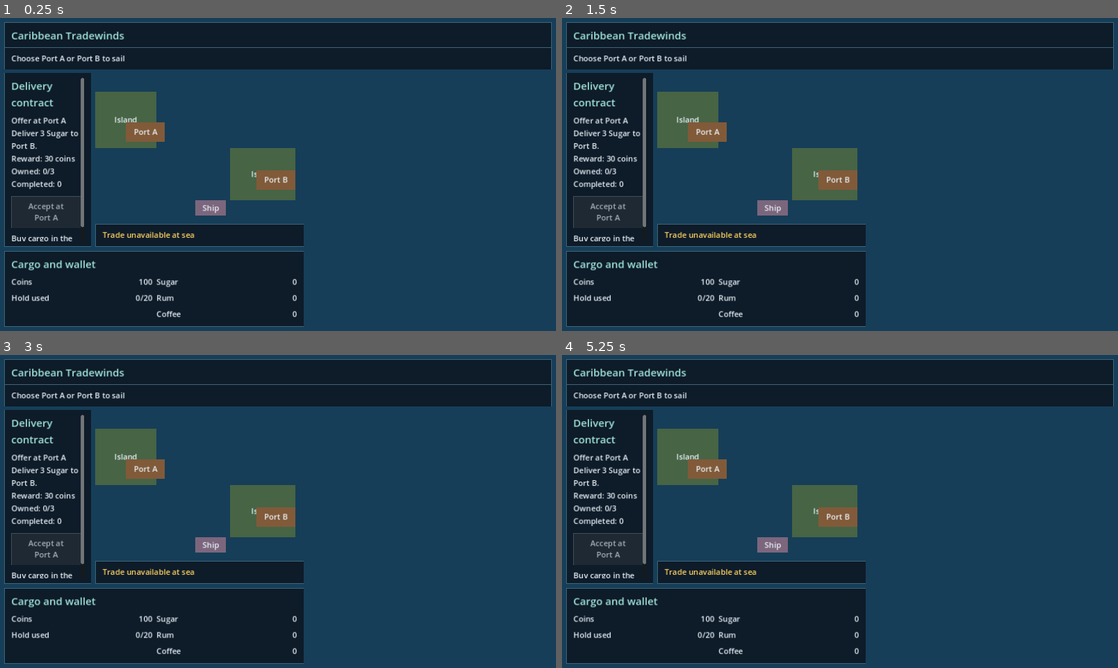
Above: before the commit, frames 1-4 (two rows, left to right).
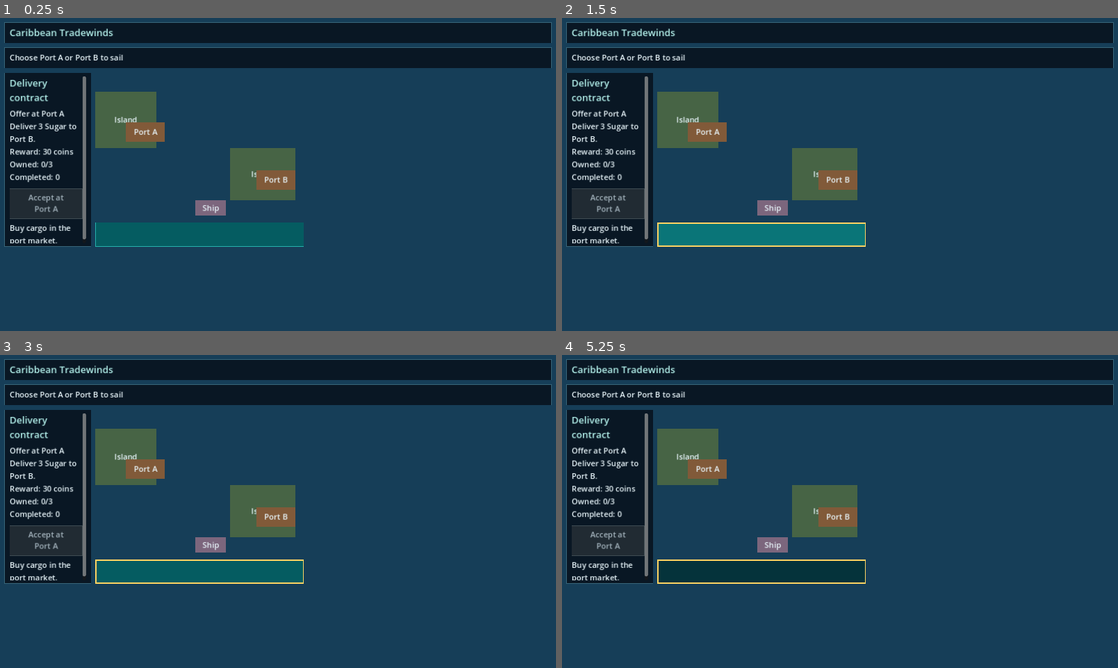
Above: after the commit, the same moments.

Repository: ernesto-tapia/tradewinds
Game: Godot game, scene res://main.tscn
The game is run twice, just before and just after one commit, with the same random seed, the same clock (stepped at 60 frames per second) and the same inputs.
Inputs (mouse positions are in pixels of both pictures, inside the frame that each line leads up to):
- Up to frame 1 (0.25 s): no input
- Up to frame 2 (1.5 s): click (762, 233) at 0.52 s; click (762, 233) at 1.27 s
- Up to frame 3 (3 s): click (200, 570) at 2.02 s; tap Enter at 2.75 s; move the mouse to (400, 495) at 2.77 s; hold Tab (ui_focus_next) from 2.78 s (still down); click (400, 495) at 2.92 s
- Up to frame 4 (5.25 s): tap Enter at 3.05, 3.6, 4.25, 4.55, 5.1 s; tap Space at 3.5, 5 s; move the mouse to (728, 527) at 3.52 s; release Tab (ui_focus_next) at 3.53 s; click (728, 527) at 3.67 s; tap Tab (ui_focus_next) at 3.8 s; move the mouse to (895, 442) at 4.27 s; hold Tab (ui_focus_next) 4.28-5.03 s; click (895, 442) at 4.42 s; move the mouse to (812, 574) at 5.02 s; click (812, 574) at 5.17 s

The runs differ from the first frame. In frame 1, 21% of the frame differs, in the area x 0-100%, y 3-99%; in frame 2, 21%; in frame 3, 21%; in frame 4, 19%.
Error after the commit: Invalid assignment of property or key 'accessibility_name' with value of type 'String' on a base object of type 'Button'. (res://main.gd:75)

Commit message:
KAN-24: implement and validate story

Diff:
--- /dev/null
+++ b/game/contract_board_test.gd
@@ -0,0 +1,27 @@
+extends TestScene
+
+func test_accept_contract() -> void:
+    var board = ContractBoard.new()
+    board.build_board()
+    board.accept_contract()
+    assert(board.feedback.text == "Accepted: bring 3 Sugar to Port B.")
+
+func test_complete_contract() -> void:
+    var board = ContractBoard.new()
+    board.build_board()
+    board.accept_contract()
+    board.complete_contract()
+    assert(board.feedback.text == "Delivered! +30 coins. Return to Port A to replay.")
+
+func test_get_contract_data() -> void:
+    var board = ContractBoard.new()
+    board.build_board()
+    var data = board.get_contract_data()
+    assert(data.active == true)
+    assert(data.completed_count == 0)
+
+func test_refresh_contract() -> void:
+    var board = ContractBoard.new()
+    board.build_board()
+    board.refresh_contract()
+    assert(board.details.text == "Active\nDeliver 3 Sugar to Port B.\nReward: 30 coins\nOwned: 0/3\nCompleted: 0")
--- a/game/main.gd
+++ b/game/main.gd
@@ -11,6 +11,7 @@
 var remaining_time: float = 0.0
 var destination_feedback: Label
 var trade_feedback: Label
+var trade_button: Button
 var economy_feedback: Label
 var market_panel: PanelContainer
 var market_title: Label
@@ -65,9 +66,17 @@
     var destination := UI.panel(self, "Destination", Vector2(10, 68), Vector2(1260, 48))
     destination_feedback = UI.label(destination, "Choose Port A or Port B to sail")
     destination_feedback.add_to_group("destination_feedback")
-    var trade := UI.panel(self, "Trade", Vector2(220, 474), Vector2(480, 52))
-    trade.gui_input.connect(_trade_input)
-    trade_feedback = UI.label(trade, "Trade unavailable at sea", "Warning")
+    # Keep this permission query available at sea so keyboard and mouse users
+    # receive the same rejection feedback. Transactions retain their own gates.
+    trade_button = UI.button(self, "Trade", "", request_trade, true)
+    trade_button.theme = UI.DEMO_THEME
+    trade_button.position = Vector2(220, 470)
+    trade_button.size = Vector2(480, 56)
+    trade_button.accessibility_name = "Check trade permission"
+    trade_feedback = UI.label(trade_button, "Trade unavailable at sea", "Warning")
+    trade_feedback.set_anchors_and_offsets_preset(Control.PRESET_FULL_RECT)
+    trade_feedback.horizontal_alignment = HORIZONTAL_ALIGNMENT_CENTER
+    trade_feedback.vertical_alignment = VERTICAL_ALIGNMENT_CENTER
     var cargo := UI.panel(self, "Economy", Vector2(10, 536), Vector2(690, 174))
     var cargo_column := UI.column(cargo)
     economy_feedback = UI.label(cargo_column, "Cargo and wallet", "Heading")
@@ -120,10 +129,6 @@
         ship.set_meta("selected", true)
         ship.color = Color("b68a43")
         caption(ship).text = "Selected"
-
-func _trade_input(event: InputEvent) -> void:
-    if pressed(event):
-        request_trade()
 
 func _transaction(good_id: String, purchasing: bool, all_units: bool) -> void:
     var accepted: bool
--- a/game/ui/demo_theme.tres
+++ b/game/ui/demo_theme.tres
@@ -1,100 +1,100 @@
 [gd_resource type="Theme" load_steps=8 format=3]
 
 [sub_resource type="StyleBoxFlat" id="Panel"]
-content_margin_left = 16.0
-content_margin_top = 12.0
-content_margin_right = 16.0
-content_margin_bottom = 12.0
-bg_color = Color(0.055, 0.105, 0.16, 1)
+content_margin_left = 12.0
+content_margin_top = 8.0
+content_margin_right = 12.0
+content_margin_bottom = 8.0
+bg_color = Color(0.035, 0.09, 0.14, 1)
 border_width_left = 1
 border_width_top = 1
 border_width_right = 1
 border_width_bottom = 1
-border_color = Color(0.24, 0.4, 0.48, 1)
+border_color = Color(0.22, 0.4, 0.48, 1)
 
 [sub_resource type="StyleBoxFlat" id="Normal"]
 content_margin_left = 12.0
-content_margin_top = 10.0
+content_margin_top = 8.0
 content_margin_right = 12.0
-content_margin_bottom = 10.0
-bg_color = Color(0.1, 0.24, 0.3, 1)
+content_margin_bottom = 8.0
+bg_color = Color(0.12, 0.24, 0.3, 1)
 border_width_left = 1
 border_width_top = 1
 border_width_right = 1
 border_width_bottom = 1
-border_color = Color(0.32, 0.55, 0.61, 1)
+border_color = Color(0.32, 0.53, 0.6, 1)
+
+[sub_resource type="StyleBoxFlat" id="Primary"]
+content_margin_left = 12.0
+content_margin_top = 8.0
+content_margin_right = 12.0
+content_margin_bottom = 8.0
+bg_color = Color(0.02, 0.36, 0.38, 1)
+border_width_left = 1
+border_width_top = 1
+border_width_right = 1
+border_width_bottom = 1
+border_color = Color(0.15, 0.7, 0.68, 1)
 
 [sub_resource type="StyleBoxFlat" id="Hover"]
 content_margin_left = 12.0
-content_margin_top = 10.0
+content_margin_top = 8.0
 content_margin_right = 12.0
-content_margin_bottom = 10.0
-bg_color = Color(0.13, 0.37, 0.42, 1)
+content_margin_bottom = 8.0
+bg_color = Color(0.04, 0.46, 0.47, 1)
+border_width_left = 1
+border_width_top = 1
+border_width_right = 1
+border_width_bottom = 1
+border_color = Color(0.45, 0.88, 0.83, 1)
+
+[sub_resource type="StyleBoxFlat" id="Pressed"]
+content_margin_left = 12.0
+content_margin_top = 8.0
+content_margin_right = 12.0
+content_margin_bottom = 8.0
+bg_color = Color(0.02, 0.2, 0.23, 1)
 border_width_left = 2
 border_width_top = 2
 border_width_right = 2
 border_width_bottom = 2
-border_color = Color(0.43, 0.83, 0.8, 1)
-
-[sub_resource type="StyleBoxFlat" id="Pressed"]
-content_margin_left = 12.0
-content_margin_top = 10.0
-content_margin_right = 12.0
-content_margin_bottom = 10.0
-bg_color = Color(0.035, 0.16, 0.2, 1)
-border_width_left = 2
-border_width_top = 2
-border_width_right = 2
-border_width_bottom = 2
-border_color = Color(0.43, 0.83, 0.8, 1)
+border_color = Color(0.3, 0.7, 0.67, 1)
 
 [sub_resource type="StyleBoxFlat" id="Disabled"]
 content_margin_left = 12.0
-content_margin_top = 10.0
+content_margin_top = 8.0
 content_margin_right = 12.0
-content_margin_bottom = 10.0
-bg_color = Color(0.12, 0.16, 0.2, 1)
+content_margin_bottom = 8.0
+bg_color = Color(0.13, 0.17, 0.2, 1)
 border_width_left = 1
 border_width_top = 1
 border_width_right = 1
 border_width_bottom = 1
-border_color = Color(0.26, 0.3, 0.34, 1)
+border_color = Color(0.25, 0.3, 0.33, 1)
 
 [sub_resource type="StyleBoxFlat" id="Focus"]
-bg_color = Color(0, 0, 0, 0)
+draw_center = false
 border_width_left = 3
 border_width_top = 3
 border_width_right = 3
 border_width_bottom = 3
 border_color = Color(1, 0.83, 0.38, 1)
 
-[sub_resource type="StyleBoxFlat" id="Primary"]
-content_margin_left = 12.0
-content_margin_top = 10.0
-content_margin_right = 12.0
-content_margin_bottom = 10.0
-bg_color = Color(0.07, 0.35, 0.36, 1)
-border_width_left = 1
-border_width_top = 1
-border_width_right = 1
-border_width_bottom = 1
-border_color = Color(0.35, 0.73, 0.7, 1)
-
 [resource]
 default_font_size = 18
-Label/colors/font_color = Color(0.91, 0.95, 0.97, 1)
+PanelContainer/styles/panel = SubResource("Panel")
+Label/colors/font_color = Color(0.91, 0.96, 0.98, 1)
 Heading/base_type = &"Label"
-Heading/font_sizes/font_size = 24
-Heading/colors/font_color = Color(0.63, 0.9, 0.86, 1)
+Heading/font_sizes/font_size = 22
+Heading/colors/font_color = Color(0.7, 0.94, 0.92, 1)
 Warning/base_type = &"Label"
-Warning/colors/font_color = Color(1, 0.83, 0.38, 1)
+Warning/colors/font_color = Color(1, 0.8, 0.36, 1)
 Error/base_type = &"Label"
-Error/colors/font_color = Color(1, 0.59, 0.56, 1)
-PanelContainer/styles/panel = SubResource("Panel")
-Button/colors/font_color = Color(0.94, 0.98, 0.99, 1)
+Error/colors/font_color = Color(1, 0.55, 0.51, 1)
+Button/colors/font_color = Color(0.96, 0.99, 1, 1)
 Button/colors/font_hover_color = Color(1, 1, 1, 1)
 Button/colors/font_pressed_color = Color(1, 1, 1, 1)
-Button/colors/font_disabled_color = Color(0.64, 0.69, 0.73, 1)
+Button/colors/font_disabled_color = Color(0.64, 0.7, 0.74, 1)
 Button/colors/font_focus_color = Color(1, 1, 1, 1)
 Button/styles/normal = SubResource("Normal")
 Button/styles/hover = SubResource("Hover")
@@ -103,12 +103,11 @@
 Button/styles/focus = SubResource("Focus")
 PrimaryButton/base_type = &"Button"
 PrimaryButton/styles/normal = SubResource("Primary")
-VBoxContainer/constants/separation = 10
-HBoxContainer/constants/separation = 10
-GridContainer/constants/h_separation = 12
+PrimaryButton/styles/hover = SubResource("Hover")
+PrimaryButton/styles/pressed = SubResource("Pressed")
+PrimaryButton/styles/disabled = SubResource("Disabled")
+PrimaryButton/styles/focus = SubResource("Focus")
+VBoxContainer/constants/separation = 8
+HBoxContainer/constants/separation = 12
+GridContainer/constants/h_separation = 8
 GridContainer/constants/v_separation = 8
-MarginContainer/constants/margin_left = 12
-MarginContainer/constants/margin_top = 12
-MarginContainer/constants/margin_right = 12
-MarginContainer/constants/margin_bottom = 12
-ScrollContainer/constants/scroll_deadzone = 8
--- a/game/ui/menu_ui.gd
+++ b/game/ui/menu_ui.gd
@@ -1,50 +1,28 @@
 extends RefCounted
 
-const DEMO_THEME = preload("res://ui/demo_theme.tres")
+const DEMO_THEME: Theme = preload("res://ui/demo_theme.tres")
 
-# Shared constructors; containers own all menu content positions and sizes.
 static func panel(parent: Node, id: String, at: Vector2, dimensions: Vector2) -> PanelContainer:
-    var result := PanelContainer.new()
-    result.name = id
-    result.theme = DEMO_THEME
-    result.position = at
-    result.size = dimensions
-    parent.add_child(result)
-    return result
+    var control := PanelContainer.new()
+    control.name = id
+    control.theme = DEMO_THEME
+    control.position = at
+    control.size = dimensions
+    parent.add_child(control)
+    return control
 
 static func column(parent: Node) -> VBoxContainer:
-    var result := VBoxContainer.new()
-    result.size_flags_horizontal = Control.SIZE_EXPAND_FILL
-    parent.add_child(result)
-    return result
+    var control := VBoxContainer.new()
+    control.size_flags_horizontal = Control.SIZE_EXPAND_FILL
+    control.size_flags_vertical = Control.SIZE_EXPAND_FILL
+    parent.add_child(control)
+    return control
 
 static func row(parent: Node) -> HBoxContainer:
-    var result := HBoxContainer.new()
-    result.size_flags_horizontal = Control.SIZE_EXPAND_FILL
-    parent.add_child(result)
-    return result
-
-static func label(parent: Node, text: String, variation: String = "") -> Label:
-    var result := Label.new()
-    result.text = text
-    result.theme_type_variation = variation
-    result.size_flags_horizontal = Control.SIZE_EXPAND_FILL
-    result.autowrap_mode = TextServer.AUTOWRAP_WORD_SMART
-    result.mouse_filter = Control.MOUSE_FILTER_IGNORE
-    parent.add_child(result)
-    return result
-
-static func button(parent: Node, id: String, text: String, action: Callable, primary: bool = false) -> Button:
-    var result := Button.new()
-    result.name = id
-    result.text = text
-    result.theme_type_variation = "PrimaryButton" if primary else "Button"
-    result.size_flags_horizontal = Control.SIZE_EXPAND_FILL
-    result.custom_minimum_size.y = 48
-    result.focus_mode = Control.FOCUS_ALL
-    result.pressed.connect(action)
-    parent.add_child(result)
-    return result
+    var control := HBoxContainer.new()
+    control.size_flags_horizontal = Control.SIZE_EXPAND_FILL
+    parent.add_child(control)
+    return control
 
 static func scroll_column(parent: Node) -> VBoxContainer:
     var scroll := ScrollContainer.new()
@@ -55,15 +33,69 @@
     parent.add_child(scroll)
     return column(scroll)
 
-static func value_row(parent: Node, title: String) -> Label:
+static func label(parent: Node, text: String, variation: String = "Label") -> Label:
+    var control := Label.new()
+    control.text = text
+    control.theme_type_variation = variation
+    control.autowrap_mode = TextServer.AUTOWRAP_WORD_SMART
+    control.size_flags_horizontal = Control.SIZE_EXPAND_FILL
+    control.mouse_filter = Control.MOUSE_FILTER_IGNORE
+    parent.add_child(control)
+    return control
+
+static func button(parent: Node, id: String, text: String, callback: Callable, primary: bool = false) -> Button:
+    var control := Button.new()
+    control.name = id
+    control.text = text
+    control.theme_type_variation = "PrimaryButton" if primary else "Button"
+    control.custom_minimum_size = Vector2(0, 56)
+    control.size_flags_horizontal = Control.SIZE_EXPAND_FILL
+    control.focus_mode = Control.FOCUS_ALL
+    control.pressed.connect(callback)
+    control.focus_entered.connect(refresh_focus.bind(control))
+    control.gui_input.connect(navigate_focus.bind(control))
+    parent.add_child(control)
+    return control
+
+static func refresh_focus(source: Button) -> void:
+    # Menus are separate root Controls beneath the game Node2D. Explicit
+    # links let Tab cross those roots and skip currently unavailable actions.
+    var root: Node = source
+    while root is Control and root.get_parent() != null:
+        root = root.get_parent()
+    var actions: Array[Button] = []
+    for node in root.find_children("*", "Button", true, false):
+        var action := node as Button
+        if action.is_visible_in_tree() and not action.disabled and action.focus_mode == Control.FOCUS_ALL:
+            actions.append(action)
+    for index in range(actions.size()):
+        var action: Button = actions[index]
+        action.focus_next = action.get_path_to(actions[(index + 1) % actions.size()])
+        action.focus_previous = action.get_path_to(actions[(index + actions.size() - 1) % actions.size()])
+
+static func navigate_focus(event: InputEvent, source: Button) -> void:
+    var backwards := event.is_action_pressed("ui_focus_prev")
+    if not backwards and not event.is_action_pressed("ui_focus_next"):
+        return
+    # Rebuild on navigation as docking, transactions and contract actions can
+    # change availability while the current button retains keyboard focus.
+    refresh_focus(source)
+    var target_path: NodePath = source.focus_previous if backwards else source.focus_next
+    if target_path.is_empty():
+        return
+    var target := source.get_node_or_null(target_path) as Button
+    if target != null and target.is_visible_in_tree() and not target.disabled:
+        target.grab_focus()
+        source.accept_event()
+
+static func value_row(parent: Node, text: String) -> Label:
     var line := row(parent)
-    label(line, title)
+    label(line, text)
     var value := label(line, "0")
-    value.autowrap_mode = TextServer.AUTOWRAP_OFF
     value.horizontal_alignment = HORIZONTAL_ALIGNMENT_RIGHT
-    value.custom_minimum_size.x = 80
+    value.custom_minimum_size.x = 64
     return value
 
-static func status(target: Label, text: String, failed: bool = false) -> void:
-    target.text = text
-    target.theme_type_variation = "Error" if failed else "Label"
+static func status(control: Label, text: String, warning: bool = false) -> void:
+    control.text = text
+    control.theme_type_variation = "Warning" if warning else "Label"
--- a/game/ui/theme_check.gd
+++ b/game/ui/theme_check.gd
@@ -1,62 +1,108 @@
 extends Node
 
 const UI = preload("res://ui/menu_ui.gd")
+const Main = preload("res://main.gd")
+const Board = preload("res://contract_board.gd")
+var failed: bool = false
 
 func _ready() -> void:
     if DisplayServer.get_name() == "headless":
-        call_deferred("run_checks")
+        call_deferred("check_theme")
 
 func require_condition(value: bool, message: String) -> bool:
     if not value:
-        push_error("KAN-24: " + message)
+        failed = true
+        push_error("KAN-24 theme: " + message)
         get_tree().quit(1)
     return value
 
-func run_checks() -> void:
-    # Let deferred construction and existing voyage regression finish first.
-    for frame in range(40):
+func activate(viewport: SubViewport, button: Button) -> void:
+    button.grab_focus()
+    if not require_condition(viewport.gui_get_focus_owner() == button, button.name + " must receive keyboard focus"):
+        return
+    # Deliver one complete keystroke before yielding. The concurrent voyage
+    # regression sends root-window mouse clicks, which can steal GUI focus.
+    for down in [true, false]:
+        var event := InputEventKey.new()
+        event.keycode = KEY_ENTER
+        event.physical_keycode = KEY_ENTER
+        event.pressed = down
+        viewport.push_input(event, true)
+    await get_tree().process_frame
+
+func check_theme() -> void:
+    var host := SubViewportContainer.new()
+    host.position = Vector2(3000, 0)
+    host.mouse_filter = Control.MOUSE_FILTER_IGNORE
+    add_child(host)
+    var viewport := SubViewport.new()
+    viewport.size = Vector2i(1280, 720)
+    viewport.handle_input_locally = true
+    viewport.render_target_update_mode = SubViewport.UPDATE_ALWAYS
+    host.add_child(viewport)
+    viewport.gui_disable_input = false
+    var game = Main.new()
+    viewport.add_child(game)
+    var board = Board.new()
+    game.add_child(board)
+    await get_tree().process_frame
+    await get_tree().process_frame
+    for id in ["Title", "Destination", "Economy", "Market", "ContractPanel"]:
+        require_condition(game.get_node(id).theme == UI.DEMO_THEME, id + " must use the shared theme")
+    var buttons: Array[Button] = [game.trade_button, board.accept_button, board.complete_button]
+    for good_id in game.buy_buttons:
+        buttons.append(game.buy_buttons[good_id])
+        buttons.append(game.buy_all_buttons[good_id])
+        buttons.append(game.sell_buttons[good_id])
+        buttons.append(game.sell_all_buttons[good_id])
+    for button in buttons:
+        require_condition(button.focus_mode == Control.FOCUS_ALL, button.name + " must support keyboard focus")
+        var styles: Array[StyleBox] = []
+        for state in ["normal", "hover", "pressed", "disabled", "focus"]:
+            var style: StyleBox = button.get_theme_stylebox(state)
+            require_condition(style is StyleBoxFlat, button.name + " needs a flat " + state + " style")
+            require_condition(not styles.has(style), button.name + " needs distinct " + state + " styling")
+            styles.append(style)
+    var activations: Array[int] = [0]
+    game.trade_button.pressed.connect(func(): activations[0] += 1)
+    game.trade_feedback.text = "Awaiting keyboard permission query"
+    await activate(viewport, game.trade_button)
+    if not require_condition(activations[0] == 1 and "unavailable" in game.trade_feedback.text and not game.can_trade(), "Enter must activate Trade and report rejection at sea; activations=%d, feedback=%s" % [activations[0], game.trade_feedback.text]):
+        return
+    game.sail_to(game.get_node("Port A"))
+    game._process(game.voyage_time + 1.0)
+    game.set_process(false)
+    game.trade_feedback.text = "Awaiting docked keyboard permission query"
+    await activate(viewport, game.trade_button)
+    if not require_condition(activations[0] == 2 and "permitted" in game.trade_feedback.text and game.can_trade(), "Enter must activate Trade while docked"):
+        return
+    var disabled_button: Button = game.sell_buttons["sugar"]
+    require_condition(disabled_button.disabled, "selling empty cargo must remain disabled")
+    var coins: int = game.game_state.wallet.coins
+    var sales: Array[int] = [0]
+    disabled_button.pressed.connect(func(): sales[0] += 1)
+    await activate(viewport, disabled_button)
+    require_condition(sales[0] == 0 and game.game_state.wallet.coins == coins and game.game_state.cargo.quantity("sugar") == 0, "keyboard input must not activate disabled sales")
+    game.trade_button.grab_focus()
+    var tab := InputEventKey.new()
+    tab.keycode = KEY_TAB
+    tab.physical_keycode = KEY_TAB
+    tab.pressed = true
+    viewport.push_input(tab, true)
+    require_condition(viewport.gui_get_focus_owner() != null and viewport.gui_get_focus_owner() != game.trade_button, "Tab must navigate from Trade to another enabled control")
+    tab = tab.duplicate()
+    tab.pressed = false
+    viewport.push_input(tab, true)
+    for resolution in [Vector2i(1280, 720), Vector2i(1920, 1080)]:
+        viewport.size = resolution
         await get_tree().process_frame
-    var main = get_parent()
-    var board = main.get_node("ContractBoard")
-    for panel in [main.market_panel, board.panel, main.get_node("Economy"), main.get_node("Trade"), main.get_node("Title"), main.get_node("Destination")]:
-        if not require_condition(panel.theme == UI.DEMO_THEME, "every existing panel must use the shared resource"):
-            return
-        for resolution in [Vector2(1280, 720), Vector2(1920, 1080)]:
-            if not require_condition(Rect2(Vector2.ZERO, resolution).encloses(panel.get_rect()), "panel must fit target viewport: " + str(panel.name)):
-                return
-    var actions: Array = [board.accept_button, board.complete_button]
-    for collection in [main.buy_buttons, main.buy_all_buttons, main.sell_buttons, main.sell_all_buttons]:
-        actions.append_array(collection.values())
-    for action in actions:
-        if not require_condition(action is Button and action.focus_mode == Control.FOCUS_ALL, "actions must use keyboard accessible native buttons"):
-            return
-        for state in ["normal", "hover", "pressed", "disabled", "focus"]:
-            if not require_condition(action.has_theme_stylebox(state), "missing shared button state: " + state):
-                return
-        if not require_condition(action.get_theme_stylebox("normal") != action.get_theme_stylebox("hover") and action.get_theme_stylebox("normal") != action.get_theme_stylebox("disabled") and action.get_theme_stylebox("pressed") != action.get_theme_stylebox("hover"), "button states must have distinct styles"):
-            return
-    # Exercise native disabled handling without changing gameplay fixtures.
-    var fixture := UI.panel(self, "ThemeStateFixture", Vector2.ZERO, Vector2(400, 160))
-    var column := UI.column(fixture)
-    var counter := [0]
-    var first := UI.button(column, "First", "First action", func(): counter[0] += 1)
-    var second := UI.button(column, "Second", "Second action", func(): counter[0] += 1)
-    await get_tree().process_frame
-    first.disabled = true
-    var point := first.get_global_rect().get_center()
-    for down in [true, false]:
-        var click := InputEventMouseButton.new()
-        click.button_index = MOUSE_BUTTON_LEFT
-        click.pressed = down
-        click.position = point
-        get_viewport().push_input(click, true)
-    if not require_condition(counter[0] == 0, "disabled buttons must reject pointer activation"):
-        fixture.queue_free()
-        return
-    first.disabled = false
-    first.grab_focus()
-    if not require_condition(first.has_focus() and first.find_next_valid_focus() == second, "focus and Tab navigation must reach the next action"):
-        fixture.queue_free()
-        return
-    fixture.queue_free()
-    print("KAN-24 theme passed: shared panel resource, bounds at both target resolutions, native button state resources, disabled pointer rejection and focus navigation; human visual review remains required")
+        await get_tree().process_frame
+        var bounds := Rect2(Vector2.ZERO, Vector2(resolution))
+        for id in ["Title", "Destination", "Trade", "Economy", "Market", "ContractPanel"]:
+            var panel: Control = game.get_node(id)
+            require_condition(bounds.encloses(panel.get_global_rect()), "%s must fit at %s" % [id, resolution])
+        require_condition(game.trade_feedback.size.y >= game.trade_feedback.get_minimum_size().y, "Trade feedback must fit its button")
+        require_condition(game.wallet_value.get_global_rect().end.x <= game.get_node("Economy").get_global_rect().end.x, "wallet values must fit the cargo panel")
+    host.queue_free()
+    if not failed:
+        print("KAN-24 theme passed: shared panel resources; five distinct button states; Enter activation of Trade at sea and docked; disabled sale rejection; Tab navigation; panel bounds at 1280x720 and 1920x1080. Human visual approval remains pending.")
Not shown, added: game/contract_board_test.gd.uid
Not shown, changed: docs/game/KAN-24.md
